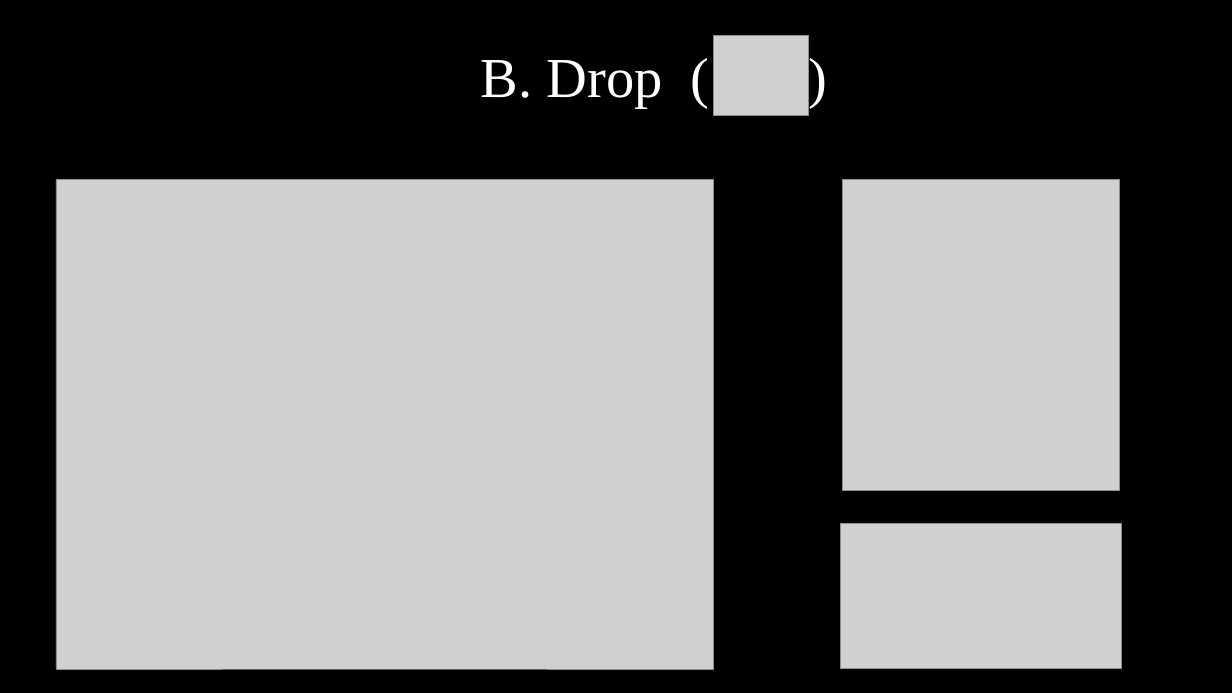
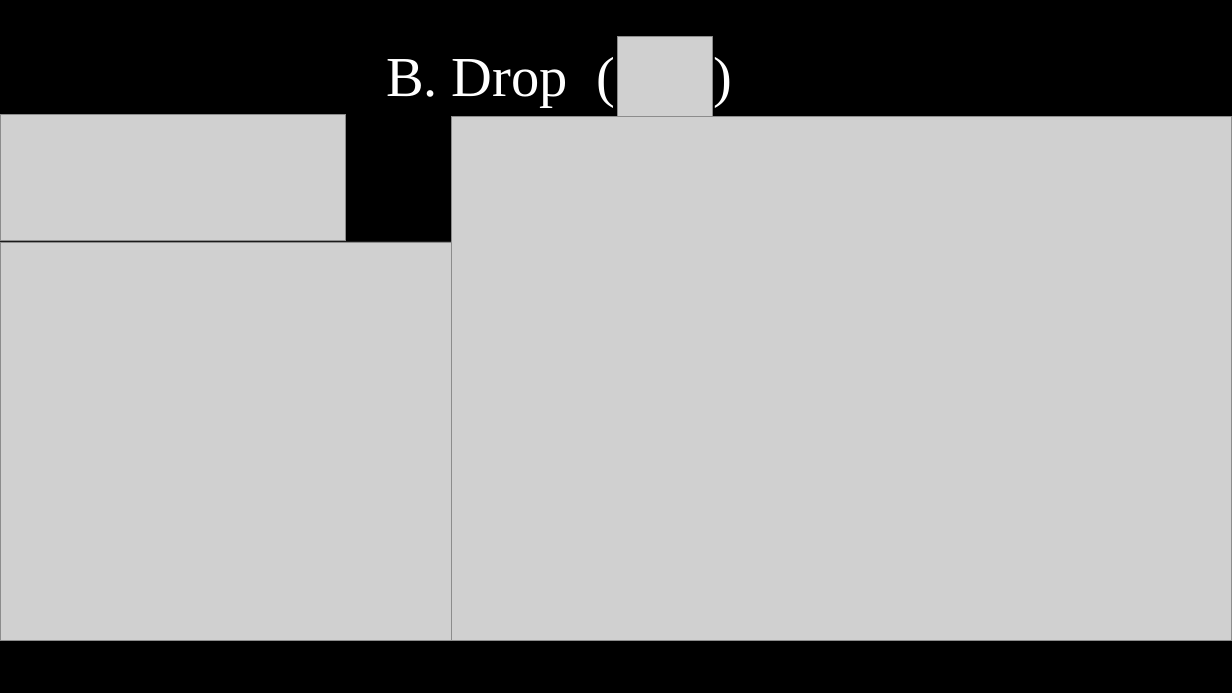
Before and after one commit to Rohith-Innamuri/OilSpill-Game, a slide deck: slide 10 of Project ppt.pptx (slide 9 before the commit). Drawn at 1232x693 pixels with LibreOffice and Linux fonts; fonts in the diff are those of the drawing; grey boxes stand for pictures; background and template pictures are left out. Boxes give left, top, right and bottom in pixels: in the first picture for what was removed or moved away, otherwise in the second. Text is boxed around its words. In the diff, an @@ line names an element or a change of style, - is before the commit and + after.

```diff
--- a/Project ppt.pptx
+++ b/Project ppt.pptx
@@ text "B. Drop ( )" moved from (x1=481, y1=60, x2=662, y2=108) to (x1=386, y1=59, x2=568, y2=107) @@
@@ text "B. Drop ( )" at (x1=386, y1=59, x2=568, y2=107): alignment left to centre @@
@@ picture moved from (x1=714, y1=35, x2=809, y2=116) to (x1=617, y1=37, x2=713, y2=117) @@
@@ picture added at (x1=0, y1=114, x2=346, y2=240) @@
@@ picture added at (x1=452, y1=116, x2=1232, y2=640) @@
@@ picture removed at (x1=56, y1=179, x2=714, y2=669) @@
@@ picture removed at (x1=842, y1=179, x2=1119, y2=491) @@
@@ picture added at (x1=0, y1=242, x2=452, y2=640) @@
@@ picture removed at (x1=840, y1=524, x2=1121, y2=669) @@
```
Also in this commit, not shown: 7 other slides changed, 2 slides added, 18 other files.
